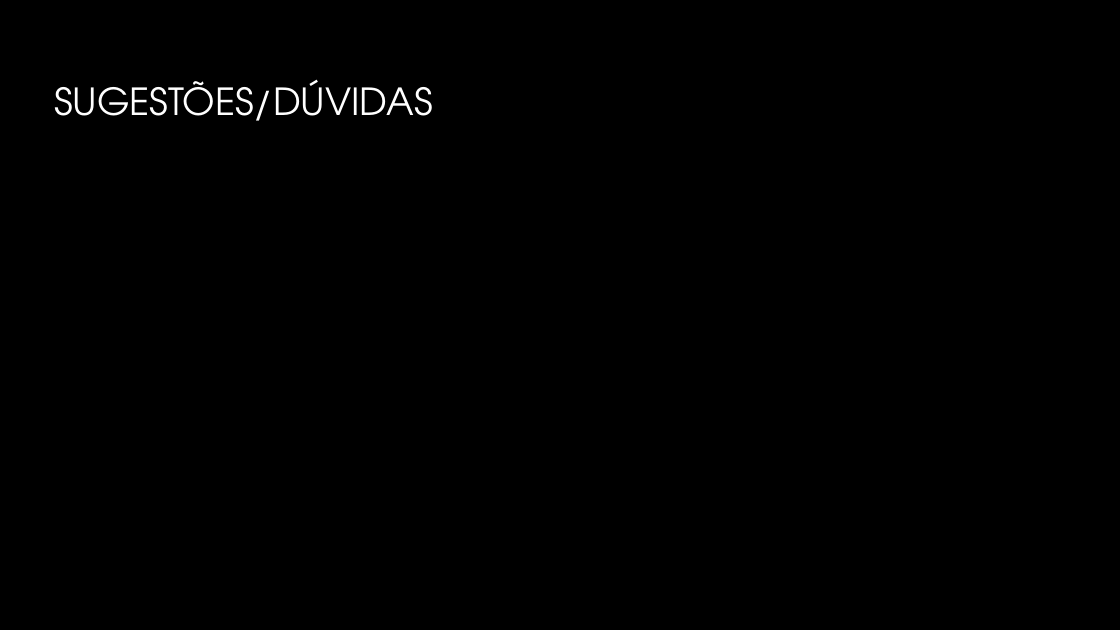
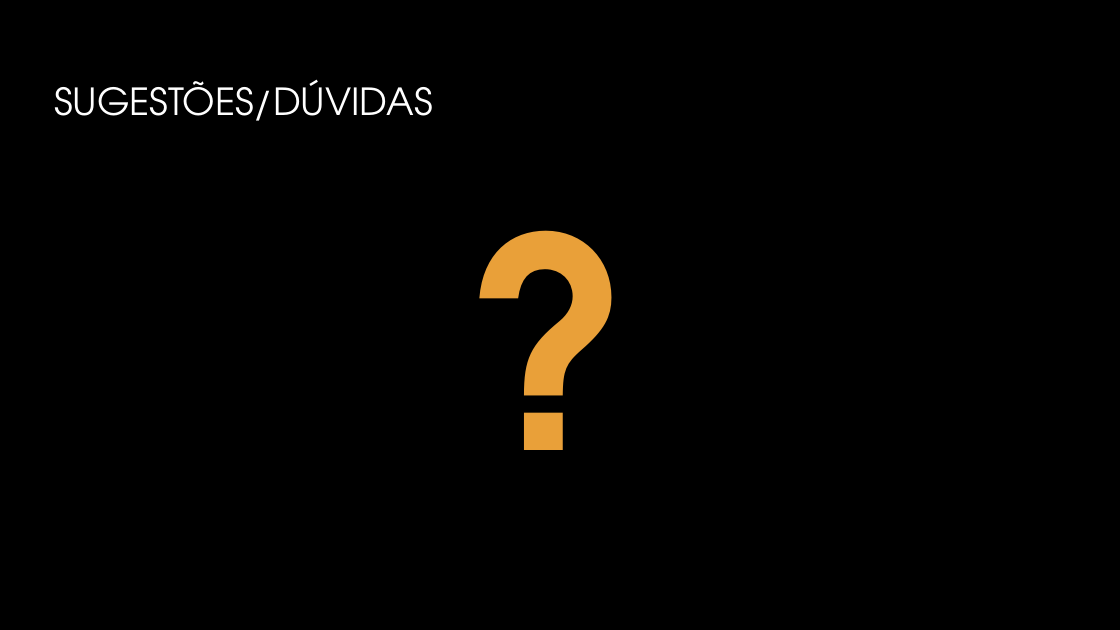
Before and after one commit to cadupaesleme/trabBot, a slide deck: slide 7 of Personal Bot - Apresentação - 13-03-2018_v2.pptx. Drawn at 1120x630 pixels with LibreOffice and Linux fonts; fonts in the diff are those of the drawing; background and template pictures are left out. Boxes give left, top, right and bottom in pixels: in the first picture for what was removed or moved away, otherwise in the second. Text is boxed around its words. In the diff, an @@ line names an element or a change of style, - is before the commit and + after.

```diff
--- a/Personal Bot - Apresentação - 13-03-2018_v2.pptx
+++ b/Personal Bot - Apresentação - 13-03-2018_v2.pptx
@@ text added at box(462, 155, 644, 517), 250 pt, text #E9A039, bold @@
+?
```
Also in this commit, not shown: 1 other slide changed.
